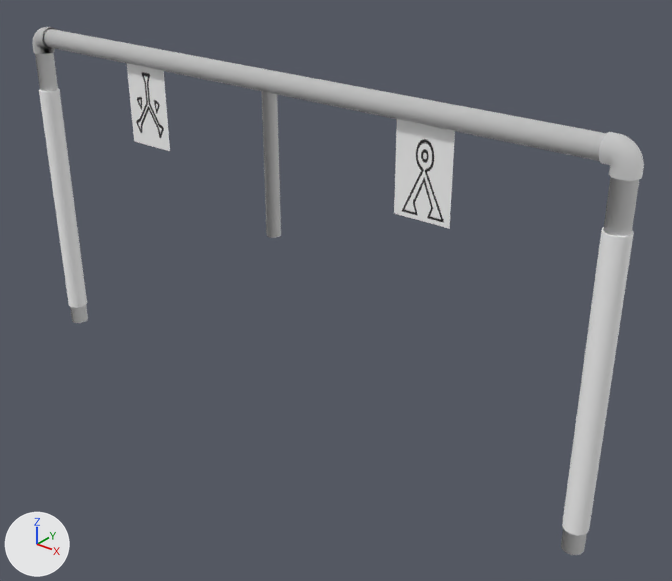
Two versions of the COLLADA model assets/tasks/gate/gate.dae, one commit apart.
Both versions are drawn from a camera (50 mm lens) standing at (2.57, -2.78, 0.89) and looking at (0.26, 0.12, -0.91). Lighting does not change. The marker at lower left points along +X, +Y and +Z. Where no turn or scale is listed for an object, it has been applied to the vertices. Vertices at the same position are counted once.

In view in the first picture: 'center', 'corner_left', 'corner_right', 'horizontal_pvc', 'left', 'orange_wrap_left', 'orange_wrap_right', 'right', 'symbol1', 'symbol2'.
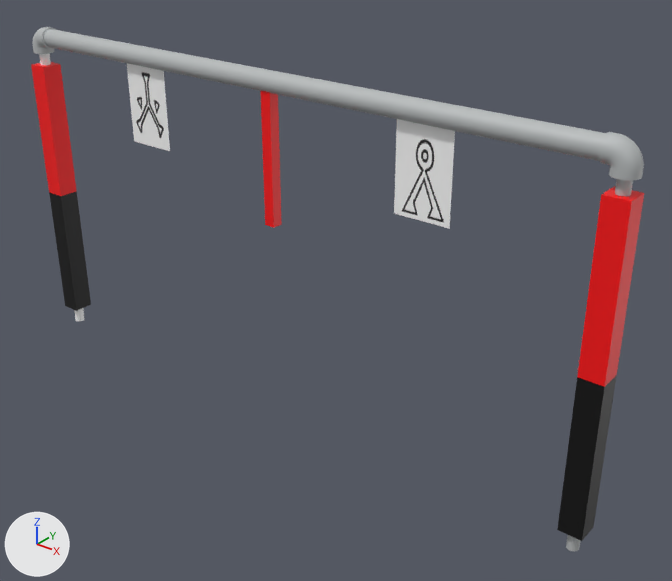
The change, as a diff of the scene's bpy script:
```diff
--- a/assets/tasks/gate/gate.dae.py
+++ b/assets/tasks/gate/gate.dae.py
@@ mat_pvc_black @@
 mat_pvc_black = principled_material('pvc_black')
-mat_pvc_black.base_color = (1.0, 1.0, 1.0)  # white #ffffff
+mat_pvc_black.base_color = (0.479, 0.499, 0.504)  # grey #b8bbbc
@@ me_mesh18 @@
 me_mesh18.from_pydata(...)  # 232 vertices, 232 faces; spans x -1.46..1.46, y -0.04..0.04, z -0.04..0.04
+# me_mesh18 part 5: its shading normals changed
 me_mesh18.materials.append(mat_pvc_black)
@@ me_mesh20_001 @@
 me_mesh20_001.from_pydata(...)  # 3693 vertices, 7162 faces; spans x -0.0127..0.1143, y -0.0508..0.0508, z -0.0762..0.0508
+# me_mesh20_001 part 4: its shading normals changed
 me_mesh20_001.materials.append(mat_pvc_black)
@@ me_mesh20_000 @@
 me_mesh20_000.from_pydata(...)  # 3693 vertices, 7162 faces; spans x -0.1143..0.0127, y -0.0508..0.0508, z -0.0762..0.0508
+# me_mesh20_000 part 3: its shading normals changed
 me_mesh20_000.materials.append(mat_pvc_black)
@@ me_mesh14_001 @@
 me_mesh14_001.from_pydata(...)  # 348 vertices, 464 faces; spans x -0.04..0.04, y -0.04..0.04, z 0.0..1.52
+# me_mesh14_001 part 2: its shading normals changed
 me_mesh14_001.materials.append(mat_pvc_black_001)
@@ me_mesh14_000 @@
 me_mesh14_000.from_pydata(...)  # 348 vertices, 464 faces; spans x -0.04..0.04, y -0.04..0.04, z 0.0..1.52
+# me_mesh14_000 part 1: its shading normals changed
 me_mesh14_000.materials.append(mat_pvc_black)
@@ ob_orange_wrap_right @@
-ob_orange_wrap_right = bpy.data.objects.new('orange_wrap_right', me_cylinder_001)
@@ ob_orange_wrap_left @@
-ob_orange_wrap_left = bpy.data.objects.new('orange_wrap_left', me_cylinder)
@@ ob_left @@
 ob_left.location = (-1.524, 0.0, -1.587)
+ob_left.scale = (0.562, 0.563, 1.0)
@@ ob_center @@
-ob_center = bpy.data.objects.new('center', me_mesh10)
@@ ob_right @@
 ob_right.location = (1.524, 0.0, -1.587)
+ob_right.scale = (0.562, 0.563, 1.0)
@@ ob_cube @@
+ob_cube = bpy.data.objects.new('Cube', me_cube_001)  # a box spanning x -0.051..0.051, y -0.051..0.051, z -0.34..0.34; in mat_material_001 (black #000000)
+ob_cube.location = (1.524, 0.0, -1.156)
@@ ob_cube_001 @@
+ob_cube_001 = bpy.data.objects.new('Cube.001', me_cube_002)  # a box spanning x -0.051..0.051, y -0.051..0.051, z -0.34..0.34; in mat_material_002 (red #ff0005)
+ob_cube_001.location = (1.524, 0.0, -0.478)
@@ ob_cube_002 @@
+ob_cube_002 = bpy.data.objects.new('Cube.002', me_cube_003)  # a box spanning x -0.051..0.051, y -0.051..0.051, z -0.34..0.34; in mat_material_002 (red #ff0005)
+ob_cube_002.location = (-1.524, 0.0, -0.478)
@@ ob_cube_003 @@
+ob_cube_003 = bpy.data.objects.new('Cube.003', me_cube_001.copy())
+ob_cube_003.location = (-1.524, 0.0, -1.156)
@@ ob_cube_004 @@
+ob_cube_004 = bpy.data.objects.new('Cube.004', me_cube_005)  # a box spanning x -0.025..0.025, y -0.025..0.025, z -0.3..0.3; in mat_material_003 (red #ff0005)
+ob_cube_004.location = (0.0, 0.0, -0.325)
```

Changed parts and their boxes (x1, y1, x2, y2) in the pictures (672 x 581 px):
'orange_wrap_right', deleted: before (562, 227, 634, 535)
'Cube.001', added (red): after (577, 186, 644, 387)
'Cube', added (black): after (557, 375, 617, 541)
'orange_wrap_left', deleted: before (39, 88, 87, 308)
'Cube.002', added (red): after (31, 62, 77, 196)
'Cube.003', added (black): after (49, 192, 91, 311)
'Cube.004', added (red): after (261, 91, 282, 228)
'center', deleted: before (262, 91, 281, 238)
'right', recoloured, shading changed, rescaled (15% narrower): before (561, 177, 640, 555); after (566, 179, 633, 552)
'corner_right', recoloured, shading changed: (599, 132, 644, 181) in both
'left', shading changed, rescaled (13% narrower): before (35, 53, 88, 323); after (39, 54, 85, 321)
